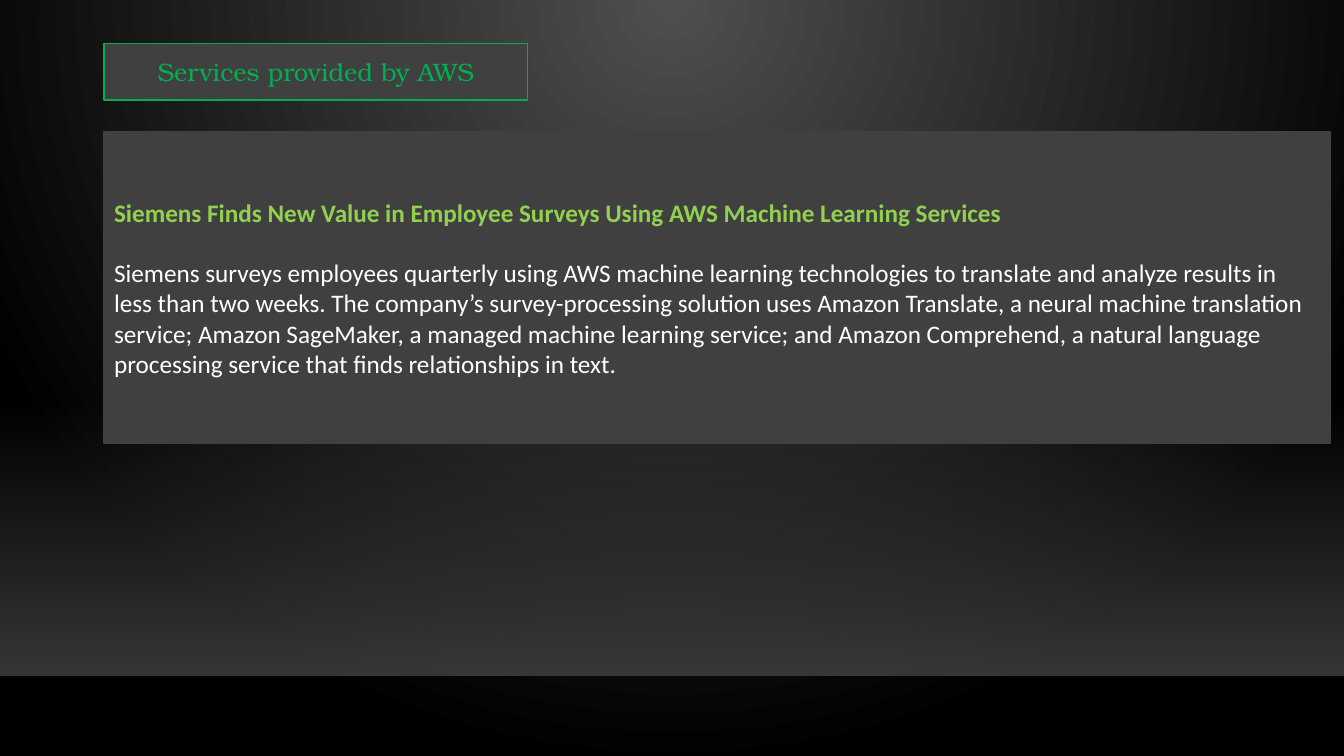
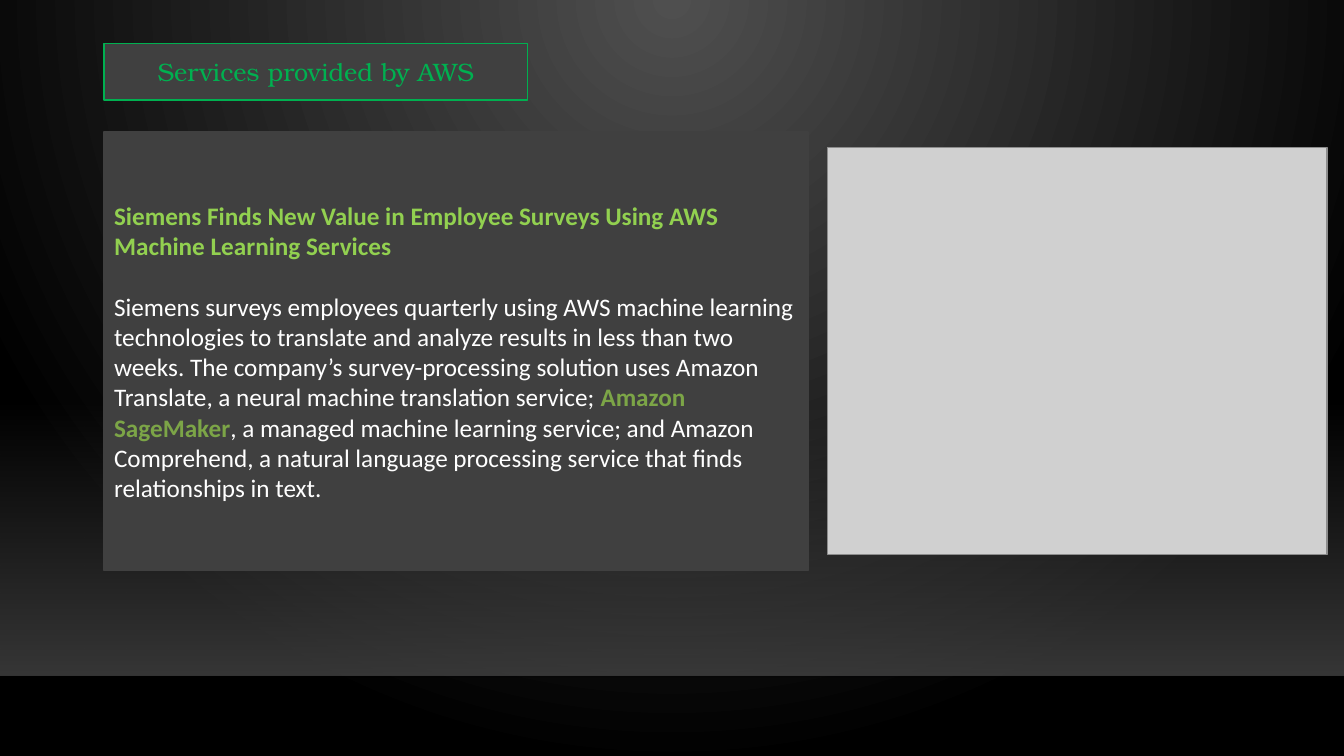
Before and after one commit to Sourabh080299/SEM6_assingments, a slide deck: slide 11 of CC/U19CS082.pptx. Drawn at 1344x756 pixels with LibreOffice and Linux fonts; fonts in the diff are those of the drawing; grey boxes stand for pictures; background and template pictures are left out. Boxes give left, top, right and bottom in pixels: in the first picture for what was removed or moved away, otherwise in the second. Text is boxed around its words. In the diff, an @@ line names an element or a change of style, - is before the commit and + after.

```diff
--- a/CC/U19CS082.pptx
+++ b/CC/U19CS082.pptx
@@ rectangle "Siemens Finds New Value in ...": place and size @@
-rectangle "Siemens Finds New Value in ..." at <box>104,132,1331,444</box>
+rectangle "Siemens Finds New Value in ..." at <box>104,132,809,571</box>
@@ picture added at <box>828,148,1327,556</box> @@
@@ text in rectangle at <box>114,298,793,501</box>: text colour #FFFFFF to #7CA547, bold on in "Amazon SageMaker," @@
```
Also in this commit, not shown: 8 other slides changed.
